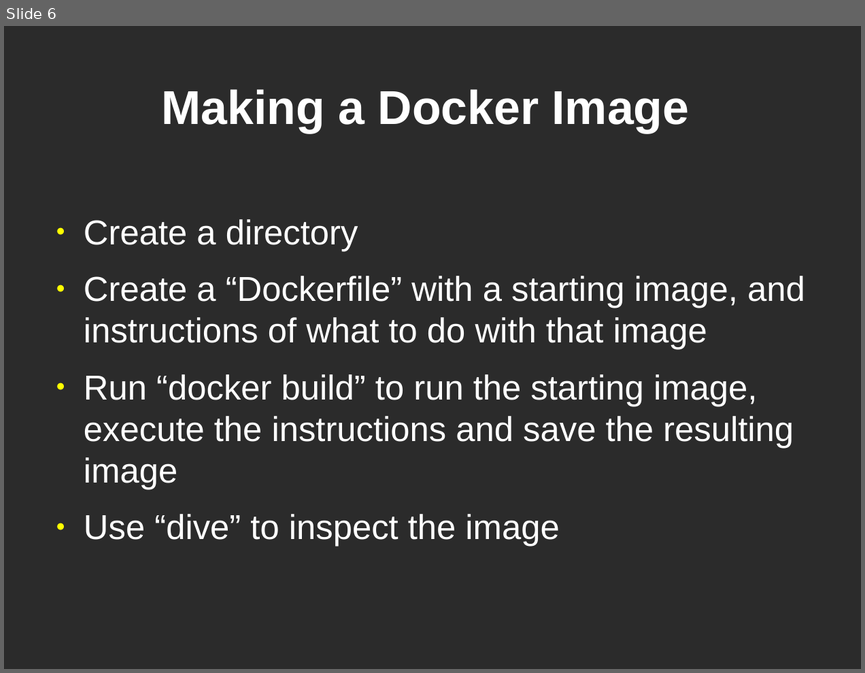
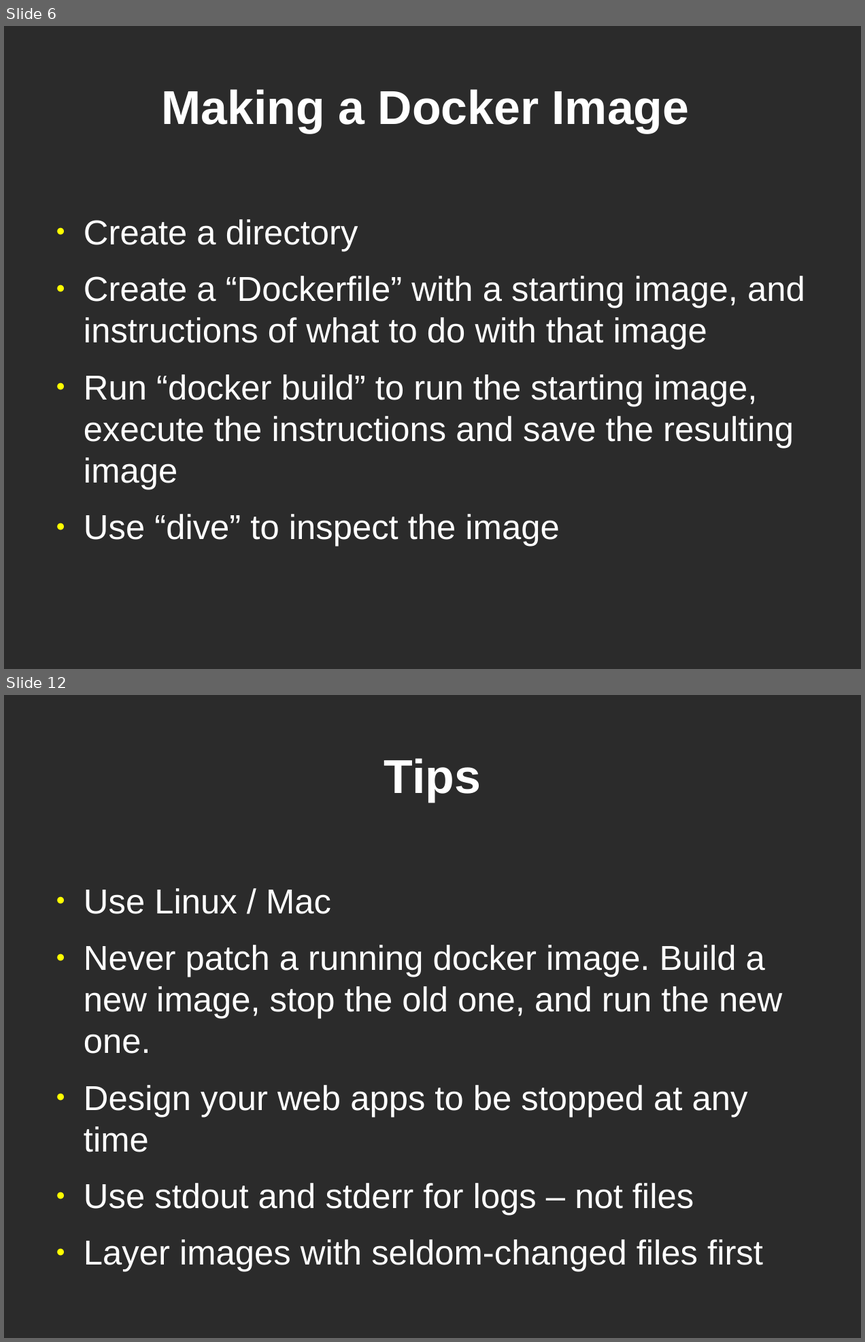
Before and after one commit to showmethehello/mit-docker-talk, a slide deck: docker.odp. Shown one above the other, each under a label of ours: slide 6 before the commit, slides 6 and 12 after it; the slides between them are not shown. The pictures are 865x673 and 865x1342 pixels, drawn with LibreOffice and Linux fonts; fonts in the diff are those of the drawing; background and template pictures are left out; a plain dark background stands for a picture behind light text. Boxes give left, top, right and bottom in pixels: in the first picture for what was removed or moved away, otherwise in the second. Text is boxed around its words. In the diff, an @@ line names an element or a change of style, - is before the commit and + after.

```diff
--- a/docker.odp
+++ b/docker.odp
@@ slide 12 added at [4,695,861,1338], background picture (left out) @@
@@ title added at [384,758,481,802], 44 pt, text #FFFFFF, bold @@
+Tips
@@ text added at [84,888,782,1272], 32 pt, text #FFFFFF @@
+● Use Linux / Mac
+● Never patch a running docker image. Build a new image, stop the old one, and run the new one.
+● Design your web apps to be stopped at any time
+● Use stdout and stderr for logs – not files
+● Layer images with seldom-changed files first
```
Also in this commit, not shown: 2 slides changed, 5 other slides added.
